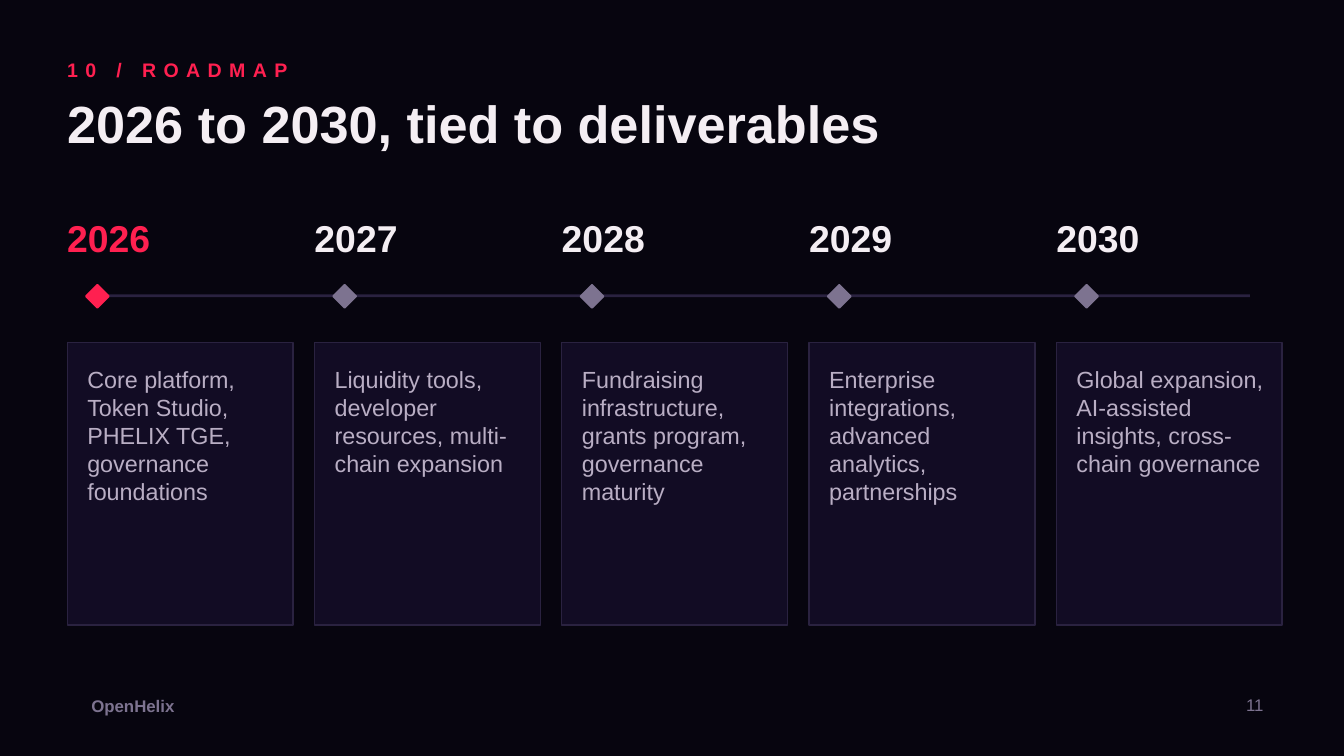
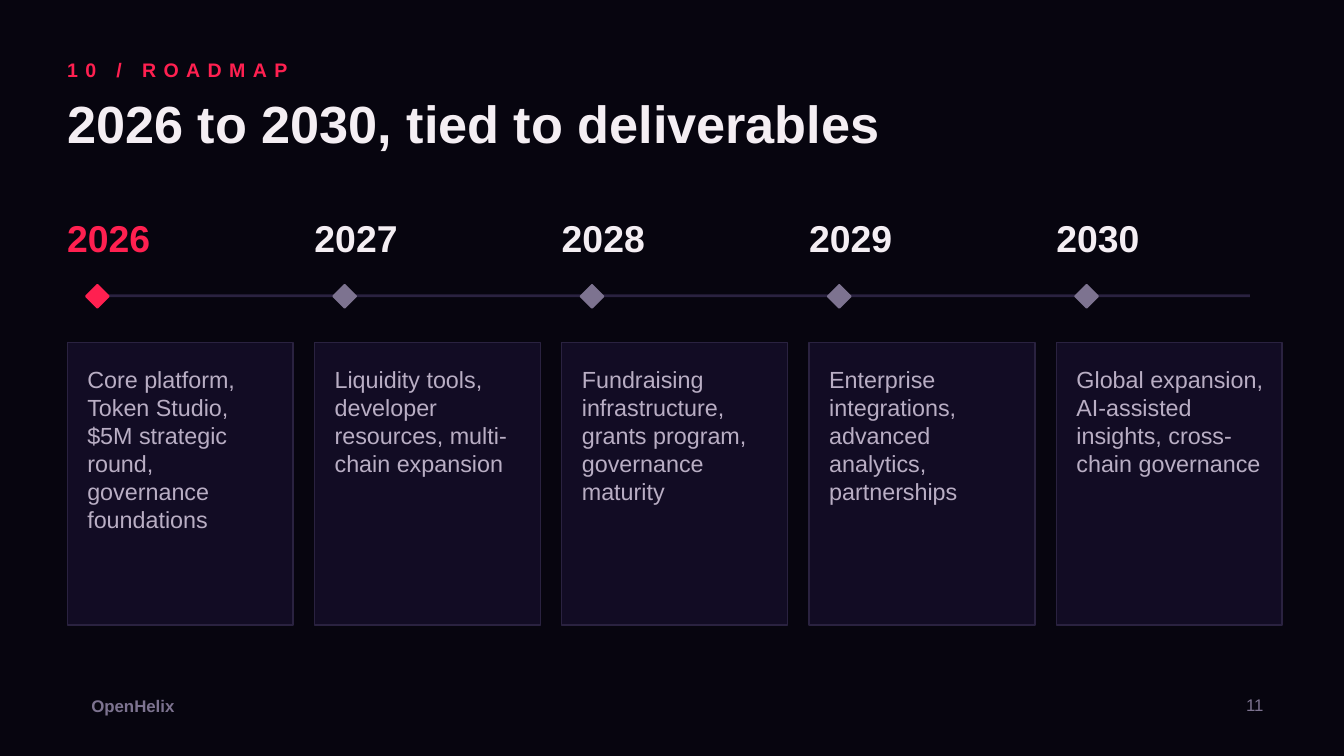
Before and after one commit to Cautiouszeal1/openhelix, a slide deck: slide 11 of OpenHelix-Pitch-Deck.pptx. Drawn at 1344x756 pixels with LibreOffice and Linux fonts; fonts in the diff are those of the drawing; background and template pictures are left out. Boxes give left, top, right and bottom in pixels: in the first picture for what was removed or moved away, otherwise in the second. Text is boxed around its words. In the diff, an @@ line names an element or a change of style, - is before the commit and + after.

```diff
--- a/OpenHelix-Pitch-Deck.pptx
+++ b/OpenHelix-Pitch-Deck.pptx
@@ text at <box>87,371,235,528</box>: text changed @@
-Core platform, Token Studio, PHELIX TGE, governance foundations
+Core platform, Token Studio, $5M strategic round, governance foundations
```
Also in this commit, not shown: 3 other slides changed, 12 other files.
